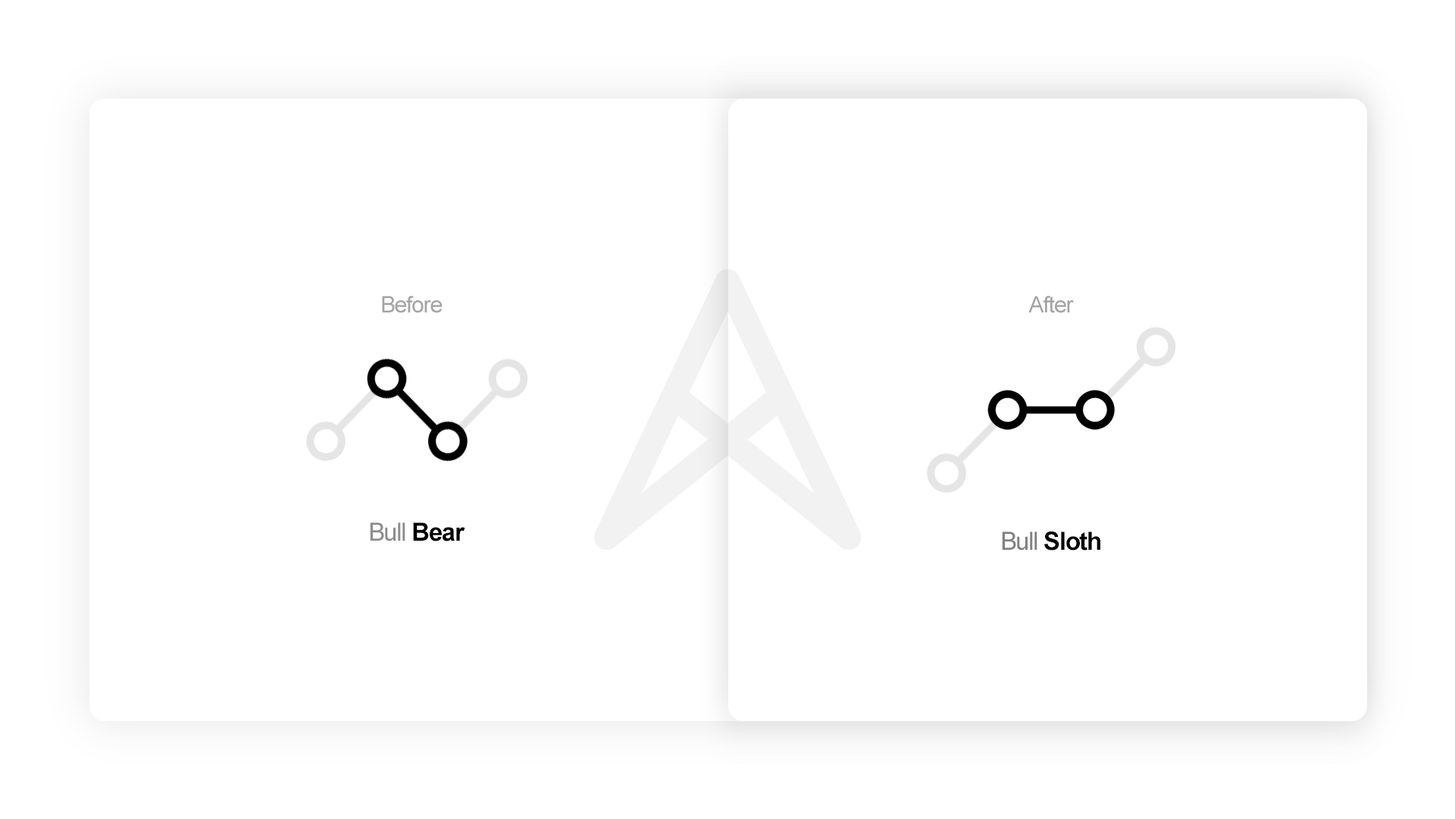
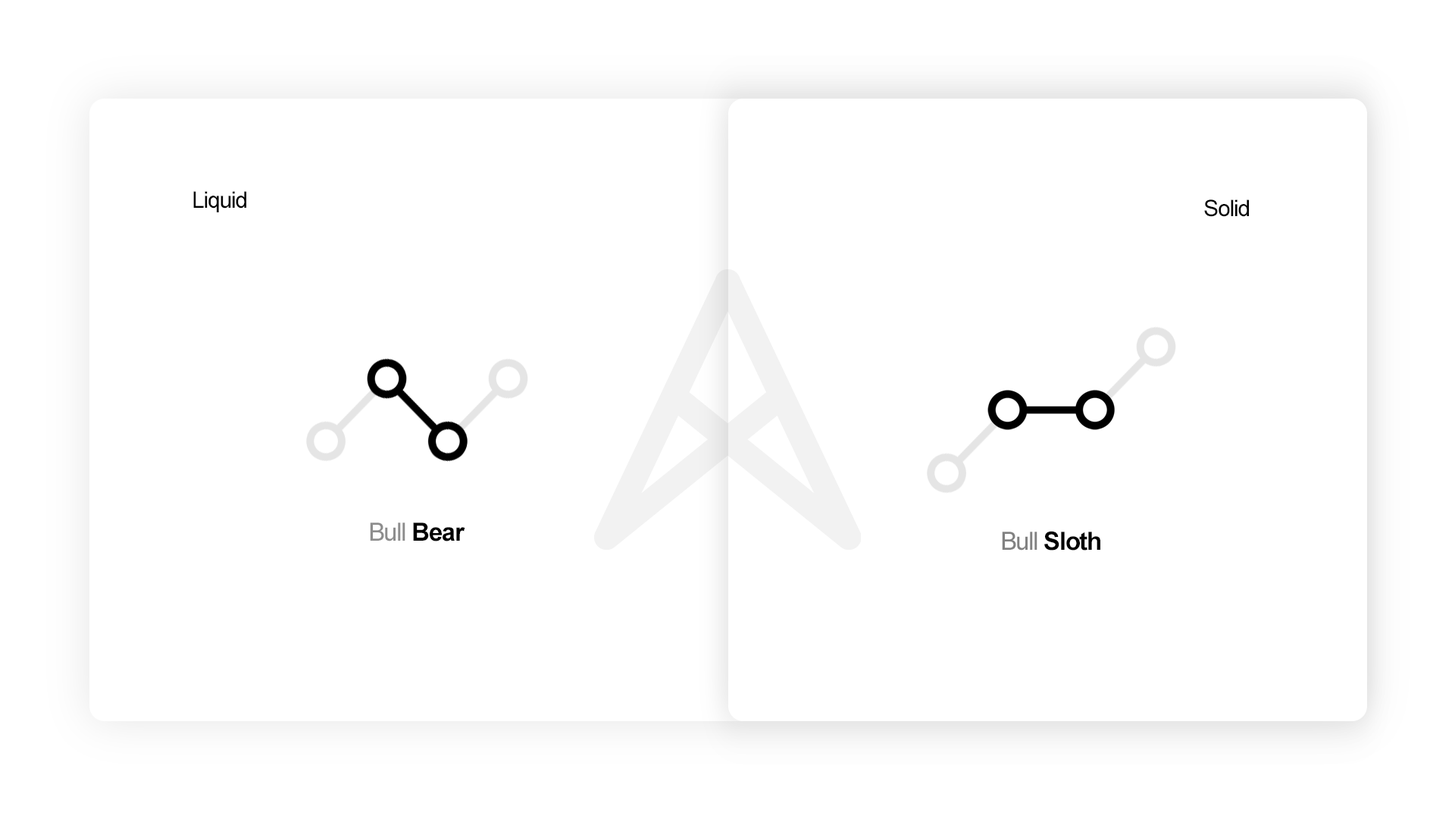
Layers edited between the first and the second 1455px x 819px image:
renamed "After" to "Solid", opacity 50% → 100%, painted on it over (1028, 199, 1250, 314)
renamed "Before" to "Liquid", opacity 50% → 100%, painted on it over (193, 191, 442, 314)
